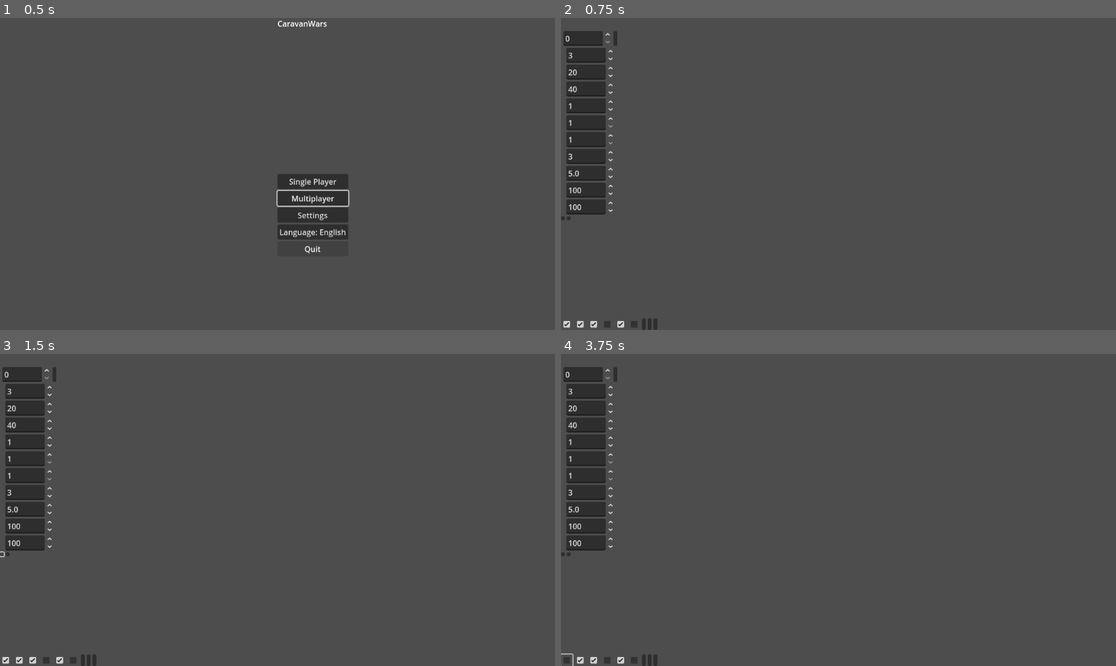
Above: before the commit, frames 1-4 (two rows, left to right).
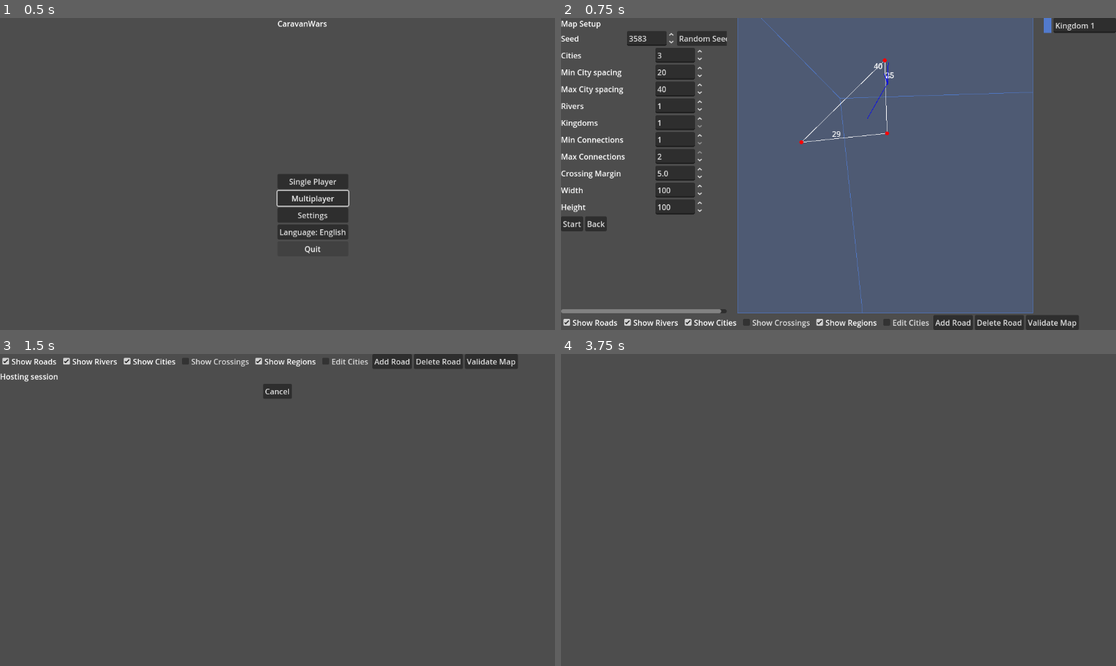
Above: after the commit, the same moments.

Repository: sepa79/CaravanWars
Game: Godot game, scene res://scenes/Main.tscn
Same seed, same stepped clock (60 frames per second), same inputs: the game is played once before the commit and once after it.
Inputs (mouse positions are in pixels of both pictures, inside the frame that each line leads up to; where the layout moved, square brackets give the same spot in the first picture):
- Up to frame 1 (0.5 s): no input
- Up to frame 2 (0.75 s): click "Single Player" at 0.5 s
- Up to frame 3 (1.5 s): click (11, 559) [0, 553] at 1.25 s
- Up to frame 4 (3.75 s): click (561, 553) at 2.02 s; click (616, 375) at 2.77 s; click (566, 659) at 3.52 s

Frame 1 is identical in both runs. In frame 2, 62% of the frame differs, in the area x 0-100%, y 0-100%; in frame 3, 5.9%; in frame 4, 4.0%.
Error before the commit: Parse Error: Could not preload resource script "res://map/MapValidator.gd". (res://ui/MapSetupScreen.gd:7)

Commit message:
fix: correct crossing length computation

Diff:
--- a/game/map/MapValidator.gd
+++ b/game/map/MapValidator.gd
@@ -122,8 +122,7 @@
                 var key := _pair_key(a_id, b_id)
                 if city_edges.has(key):
                     var direct_len: float = nodes[a_id].pos2d.distance_to(nodes[b_id].pos2d)
-                    var crossing_len: float = nodes[a_id].pos2d.distance_to(nodes[cross_id].pos2d) +
-                        nodes[cross_id].pos2d.distance_to(nodes[b_id].pos2d)
+                    var crossing_len: float = nodes[a_id].pos2d.distance_to(nodes[cross_id].pos2d) + nodes[cross_id].pos2d.distance_to(nodes[b_id].pos2d)
                     if crossing_len - direct_len <= margin:
                         return false
     return true
